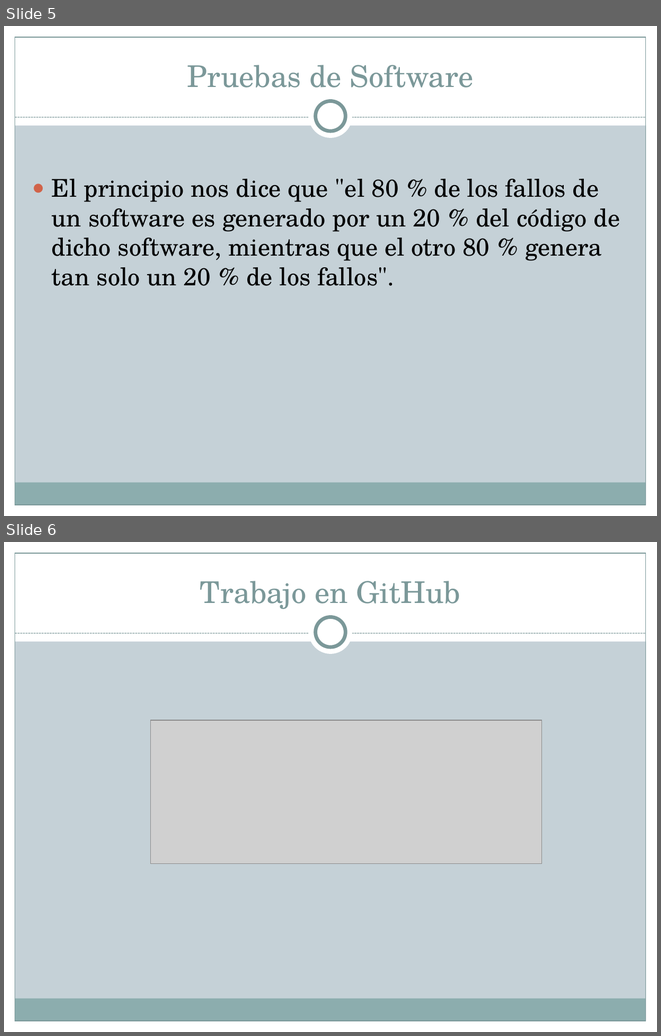
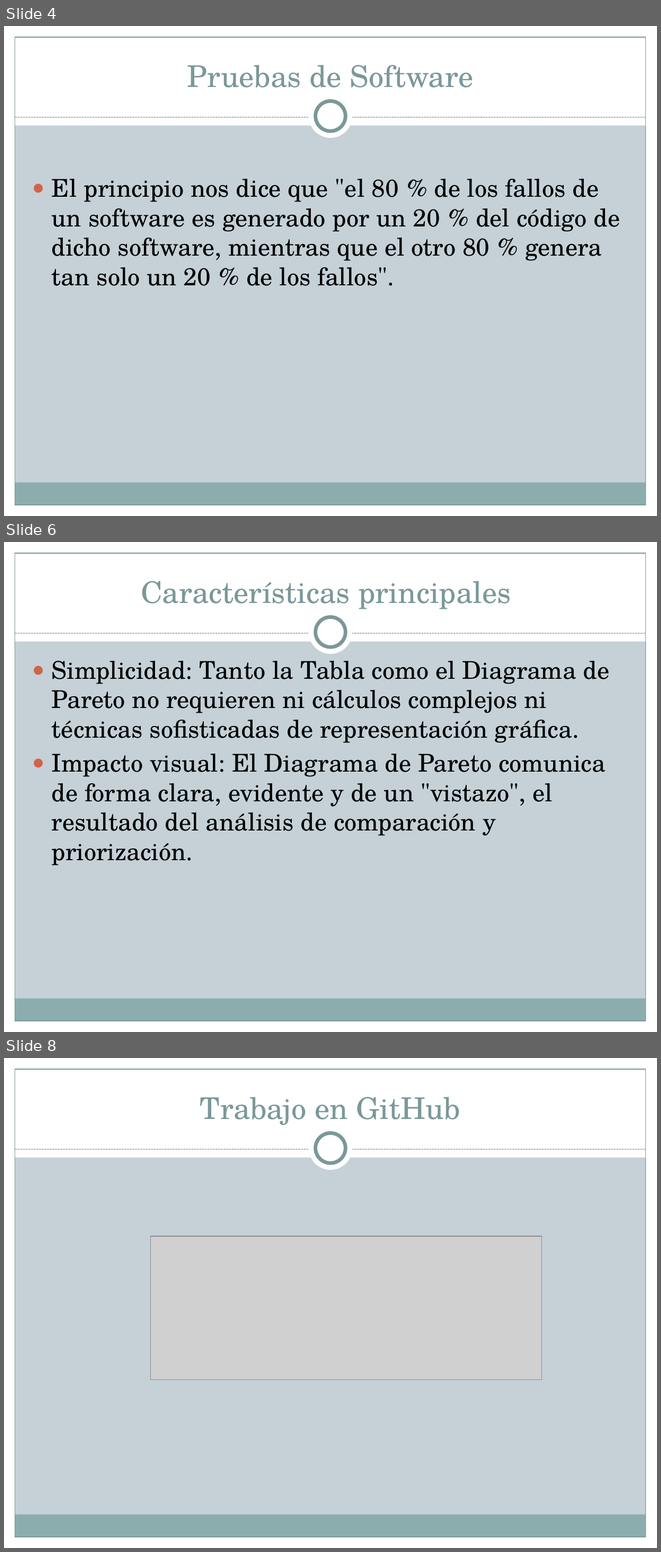
Before and after one commit to JulianAguilar/Equipo6AdminProy, a slide deck: tarea/Diagrama de Pareto.pptx. Shown one above the other, each under a label of ours: slides 5 and 6 before the commit, slides 4, 6 and 8 after it; the slides between them are not shown. The pictures are 661x1036 and 661x1552 pixels, drawn with LibreOffice and Linux fonts; fonts in the diff are those of the drawing; grey boxes stand for pictures. Boxes give left, top, right and bottom in pixels: in the first picture for what was removed or moved away, otherwise in the second. Text is boxed around its words. In the diff, an @@ line names an element or a change of style, - is before the commit and + after.

```diff
--- a/tarea/Diagrama de Pareto.pptx
+++ b/tarea/Diagrama de Pareto.pptx
@@ slide 6 added at (4,542,657,1032), background #C5D1D7; not listed: 9 template elements that a slide beside it also shows @@
@@ title added at (141,581,511,609), 33 pt, text #7C999A @@
+Características principales
@@ text added at (52,661,610,865), 27 pt, text #000000 @@
+● Simplicidad: Tanto la Tabla como el Diagrama de Pareto no requieren ni cálculos complejos ni técnicas sofisticadas de representación gráfica.
+● Impacto visual: El Diagrama de Pareto comunica de forma clara, evidente y de un "vistazo", el resultado del análisis de comparación y priorización.
@@ what was slide 5 is now slide 4 @@
@@ what was slide 6 is now slide 8 @@
```
Also in this commit, not shown: 2 other slides added, 1 slide removed, 4 other files.
